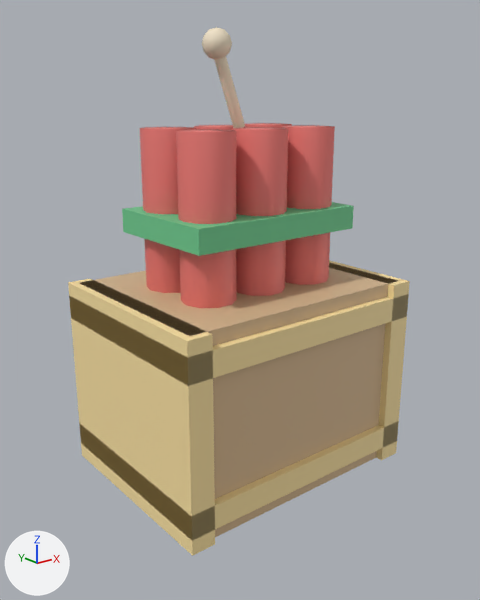
Two versions of the glTF model assets/meshes/MinecartMayhemTNT.glb, one commit apart.
Rendered twice from a 50 mm camera at (-2.67, -3.35, 2.51) aimed at (-0.04, -0.06, 1.2). The lights are fixed; the arrows at lower left show +X, +Y and +Z. The picture after the commit comes second. Vertices at exactly the same position are counted once.

The scene before the commit, as lines of its bpy script (objects in view):
```python
me_band = bpy.data.meshes.new('Band')
me_band.from_pydata(...)  # a box spanning x -0.62..0.62, y -0.42..0.42, z 1.65..1.8
me_band.materials.append(mat_band)  # green #6eca8f
me_slats = bpy.data.meshes.new('Slats')
me_slats.from_pydata(...)  # a box spanning x -0.9..0.9, y -0.7..0.7, z 0.1..0.26; a box spanning x -0.9..0.9, y -0.7..0.7, z 1.05..1.21; a box spanning x -0.9..-0.74, y -0.7..0.7, z 0.0..1.3; a box spanning x 0.74..0.9, y -0.7..0.7, z 0.0..1.3
me_slats.materials.append(mat_slats)  # beige #fae1a2
me_sticks = bpy.data.meshes.new('Sticks')
me_sticks.from_pydata(...)  # a 10-sided cylinder along z spanning x -0.57..-0.23, y 0.038..0.362, z 1.3..2.3; a 10-sided cylinder along z spanning x -0.57..-0.23, y -0.362..-0.038, z 1.3..2.3; a 10-sided cylinder along z spanning x -0.17..0.17, y 0.038..0.362, z 1.3..2.3; a 10-sided cylinder along z spanning x -0.17..0.17, y -0.362..-0.038, z 1.3..2.3; a 10-sided cylinder along z spanning x 0.23..0.57, y 0.038..0.362, z 1.3..2.3; a 10-sided cylinder along z spanning x 0.23..0.57, y -0.362..-0.038, z 1.3..2.3
me_sticks.materials.append(mat_sticks)  # red #ef7a74
ob_band = bpy.data.objects.new('Band', me_band)
ob_band.location = (0.0, 0.0, 0.0)
ob_slats = bpy.data.objects.new('Slats', me_slats)
ob_slats.location = (0.0, 0.0, 0.0)
ob_sticks = bpy.data.objects.new('Sticks', me_sticks)
ob_sticks.location = (0.0, 0.0, 0.0)
# also in view: 'Fuse' at (-0.11, 0.0, 2.58); 'Crate' at (0.0, 0.0, 0.65)
```
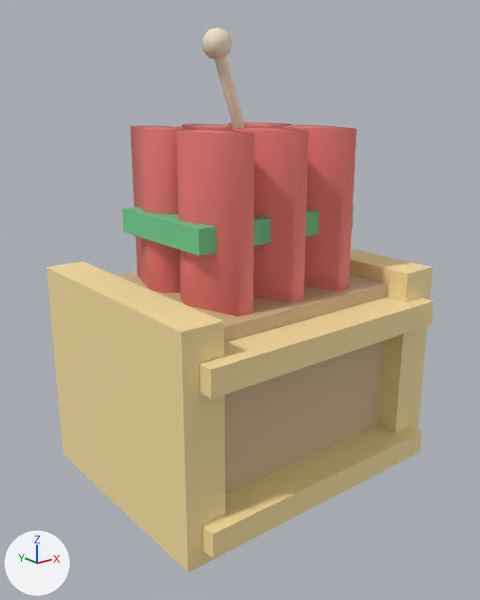
Where the change shows, as pixel boxes (x1, y1, x2, y2) in the pictures (480 x 600 px; the box of a moved part takes in the faces that stretch with it):
'Slats', reshaped (13% wider, 10% taller)
    before: (68, 260, 410, 556)
    after: (46, 248, 434, 573)
'Sticks', reshaped (16% wider)
    before: (140, 123, 335, 308)
    after: (130, 122, 357, 316)
part 1 of me_slats, moved or reshaped
    before: (80, 421, 399, 540)
    after: (202, 425, 422, 559)
part 2 of me_slats, moved or reshaped
    before: (69, 295, 408, 386)
    after: (199, 297, 434, 399)
part 3 of me_slats, moved or reshaped
    before: (68, 279, 215, 556)
    after: (46, 261, 225, 573)
part 4 of me_slats, moved or reshaped
    before: (329, 260, 410, 460)
    after: (349, 248, 433, 460)
part 5 of me_sticks, moved or reshaped
    before: (145, 123, 271, 128)
    after: (130, 122, 271, 286)
part 6 of me_sticks, moved or reshaped
    before: (199, 126, 335, 308)
    after: (199, 126, 357, 316)

Diff of the bpy script that builds the scene:
```diff
--- a/assets/meshes/MinecartMayhemTNT.glb.py
+++ b/assets/meshes/MinecartMayhemTNT.glb.py
@@ me_slats @@
 # used by ob_slats; location = (0.0, 0.0, 0.0)
-me_slats.from_pydata(...)  # 32 vertices, 48 faces; spans x -0.9..0.9, y -0.7..0.7, z 0.0..1.3
+me_slats.from_pydata(...)  # 32 vertices, 48 faces; spans x -1.0..1.0, y -0.9..0.9, z 0.0..1.4
+# me_slats part 1: the loose piece of 8 vertices spanning x -0.9..0.9, y -0.7..0.7, z 0.1..0.26 is scaled about its middle by (1, 1.29, 1)
+# me_slats part 2: the loose piece of 8 vertices spanning x -0.9..0.9, y -0.7..0.7, z 1.05..1.21 is scaled about its middle by (1, 1.29, 1)
+# me_slats part 3: the loose piece of 8 vertices spanning x -0.9..-0.74, y -0.7..0.7, z 0.0..1.3 is scaled about its middle by (1.63, 1.14, 1.08), then moved by (-0.05, 0.0, 0.05)
+# me_slats part 4: the loose piece of 8 vertices spanning x 0.74..0.9, y -0.7..0.7, z 0.0..1.3 is scaled about its middle by (1.63, 1.14, 1.08), then moved by (0.05, 0.0, 0.05)
 me_slats.materials.append(mat_slats)
@@ me_sticks @@
 # used by ob_sticks; location = (0.0, 0.0, 0.0)
-me_sticks.from_pydata(...)  # 132 vertices, 240 faces; spans x -0.57..0.57, y -0.362..0.362, z 1.3..2.3
+me_sticks.from_pydata(...)  # 132 vertices, 240 faces; spans x -0.57..0.57, y -0.562..0.562, z 1.3..2.3
+# me_sticks part 5: all 12 vertices in x -0.453..0.453, y 0.362, z 1.3..2.3 are moved by (0.0, 0.2, 0.0)
+# me_sticks part 6: all 12 vertices in x -0.453..0.453, y -0.362, z 1.3..2.3 are moved by (0.0, -0.2, 0.0)
 me_sticks.materials.append(mat_sticks)
```
